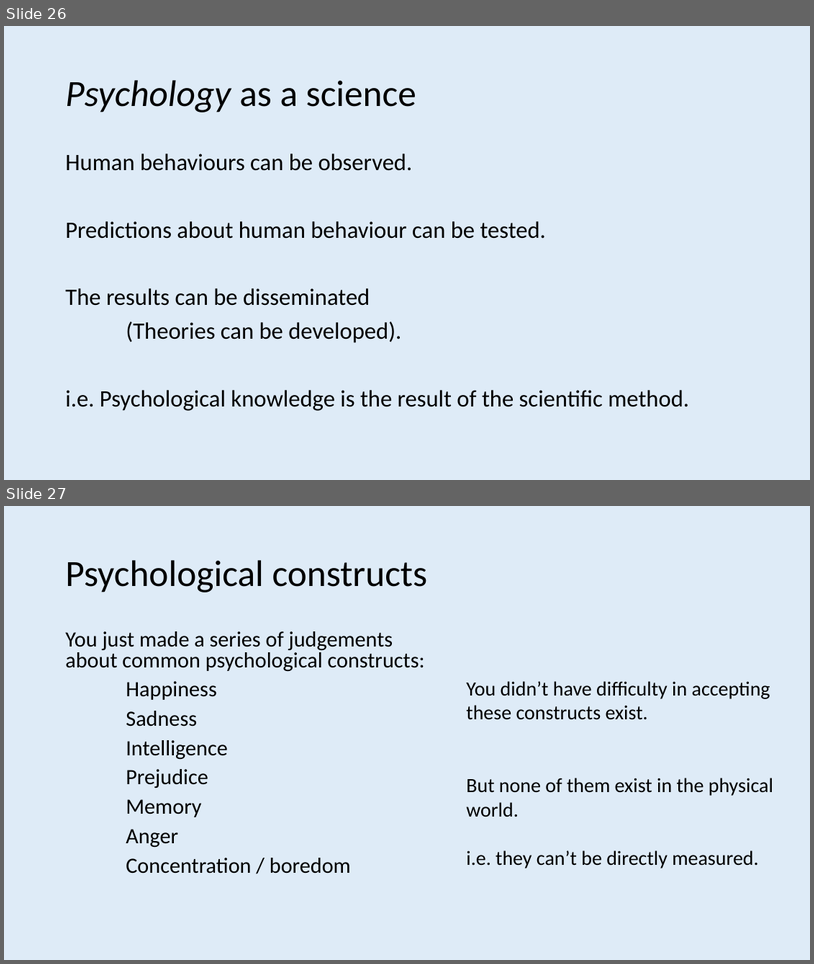
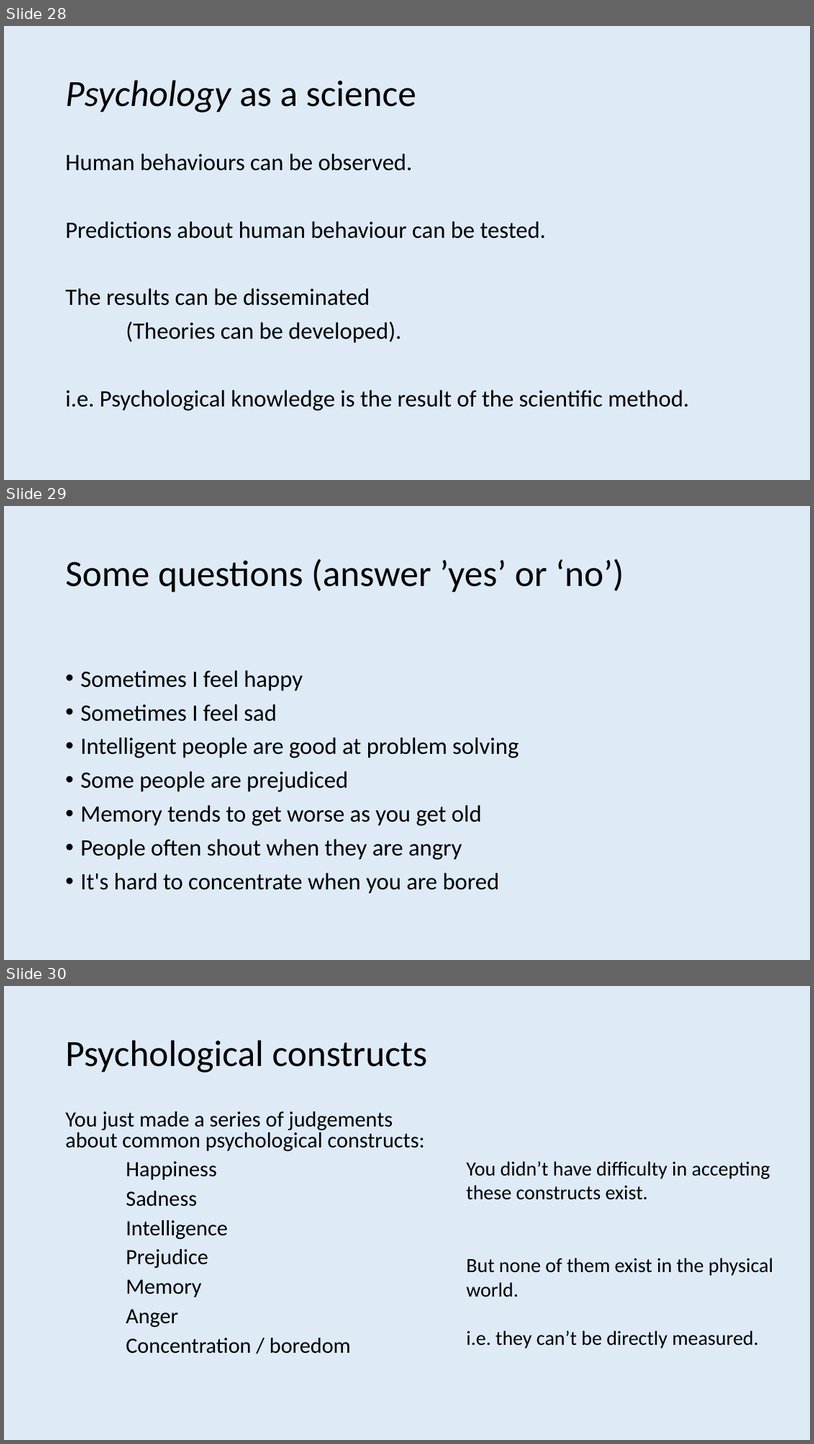
Before and after one commit to ajwills72/rmhealth-found, a slide deck: docs/science_truth_honesty.pptx. Shown one above the other, each under a label of ours: slides 26 and 27 before the commit, slides 28, 29 and 30 after it. The pictures are 814x964 and 814x1444 pixels, drawn with LibreOffice and Linux fonts; fonts in the diff are those of the drawing. Boxes give left, top, right and bottom in pixels: in the first picture for what was removed or moved away, otherwise in the second. Text is boxed around its words. In the diff, an @@ line names an element or a change of style, - is before the commit and + after.

```diff
--- a/docs/science_truth_honesty.pptx
+++ b/docs/science_truth_honesty.pptx
@@ slide 29 added at (4,506,810,960), background #DEEBF7 @@
@@ title added at (65,559,624,592), 44 pt, text #000000 @@
+Some questions (answer ’yes’ or ‘no’)
@@ text added at (80,670,519,893), 28 pt, text #000000 @@
+• Sometimes I feel happy
+• Sometimes I feel sad
+• Intelligent people are good at problem solving
+• Some people are prejudiced
+• Memory tends to get worse as you get old
+• People often shout when they are angry
+• It's hard to concentrate when you are bored
@@ what was slide 26 is now slide 28 @@
@@ what was slide 27 is now slide 30 @@
```
Also in this commit, not shown: 1 slide changed, 5 other slides added, 1 slide removed, 1 other file.
